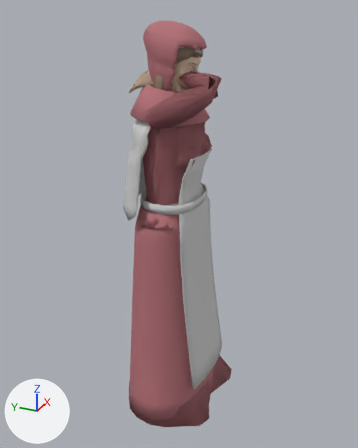
Renders of the glTF model assets/person_female.glb from each side of a commit.
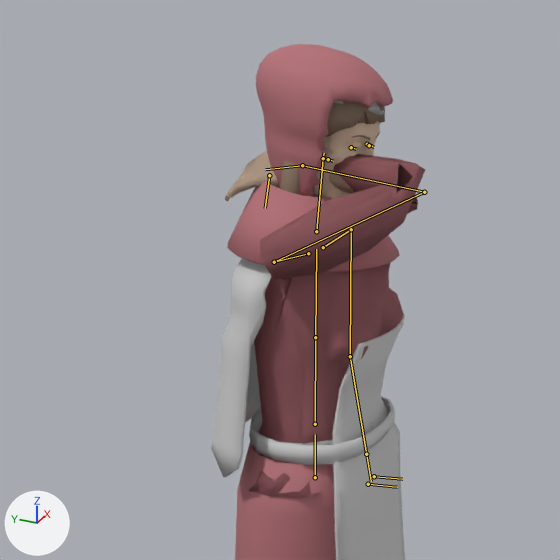
Each version appears first whole from a camera (50 mm lens) standing at (-1.747, -0.817, 1.762) and looking at (0.009, -0.027, 0.884), and next in a close-up on the part from 7% to 79% of the width and 0% to 58% of the height. The lights are fixed; the arrows at lower left show +X, +Y and +Z. The older version's two pictures come first. Both versions are drawn at frame 62 of the action 'idle2'; the numbers are the values there. The bones that change, and the others that lie on the model, are drawn over the model as lines in the close-ups.

Objects in the first close-up: 'arch_crone', 'arch_maid', 'arch_woman', 'face_female', 'face_female_old', 'hair_long', 'hood' and 2 more.
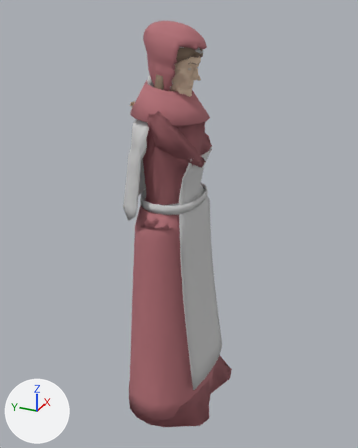
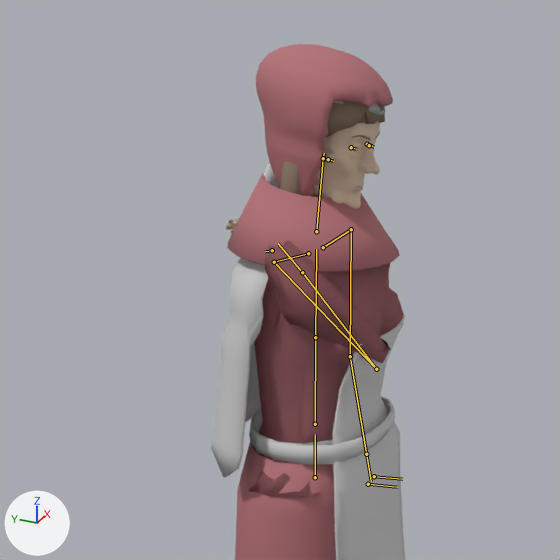
What the commit changed:
Bone 'upperarm.R' (bone_upperarm_r) turns from (-128, 0, 38) to (45, -140, -70) degrees about its own x, y and z.
Bone 'forearm.R' (bone_forearm_r) turns from (-136, 0, 0) to (-138, 0, 0) degrees about its own x, y and z.

What differs and where, as boxes (x1, y1, x2, y2) in the close-ups (560 x 560 px):
'arch_woman', posed
    before: (225, 152, 425, 498)
    after: (226, 219, 404, 498)
'arch_crone', posed
    before: (211, 177, 336, 560)
    after: (211, 258, 336, 560)
bone 'upperarm.R', root to tip
    before: (274, 262) to (424, 192)
    after: (274, 262) to (376, 369)
bone 'forearm.R', root to tip
    before: (424, 192) to (302, 165)
    after: (376, 369) to (302, 272)
